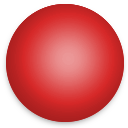
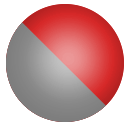
Layers edited between the first and the second 128×128 image:
added layer "Ebene-Kopie #1" above "Ebene-Kopie" over [6, 22, 107, 122]
hid "Eingefügte Ebene" over [2, 3, 127, 128]
